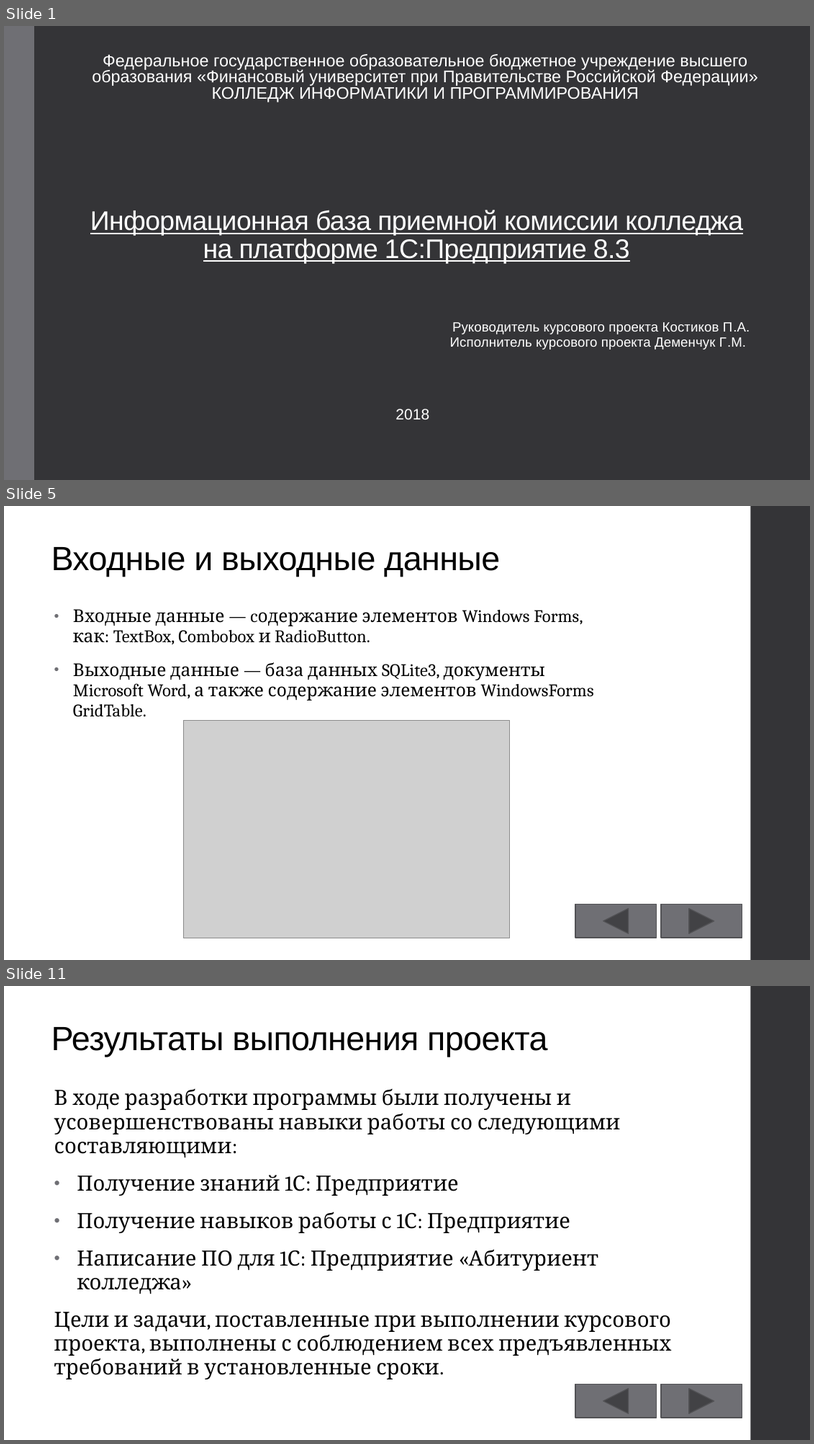
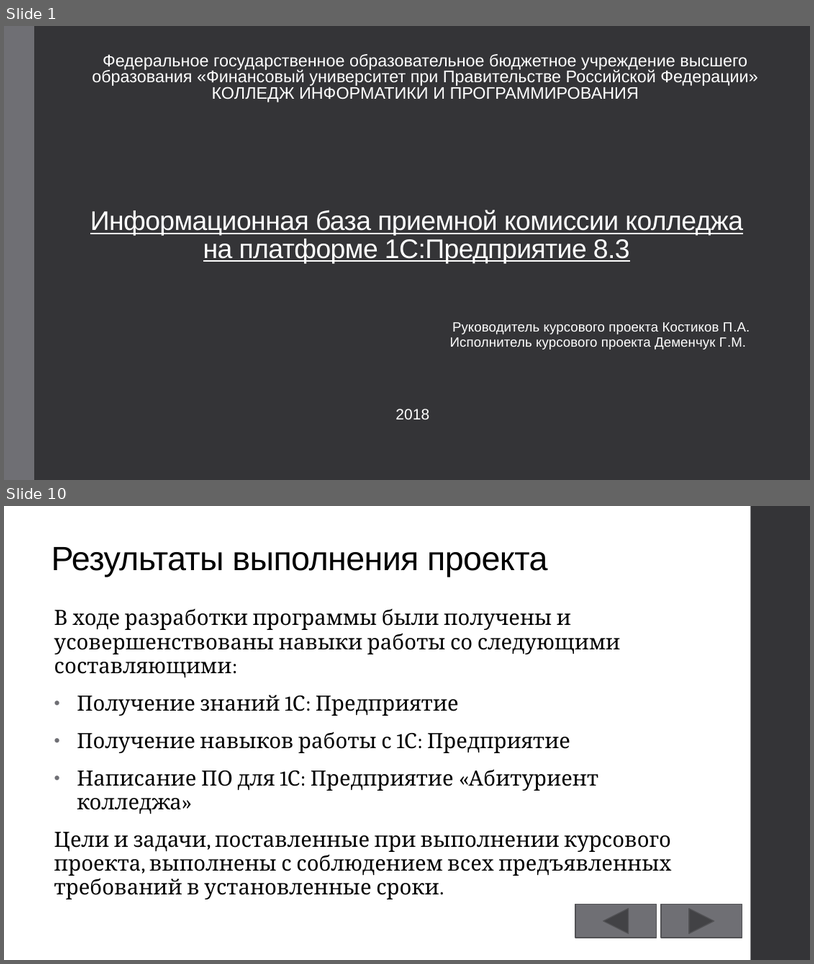
Before and after one commit to GeorgiyDemo/KIP, a slide deck: Course III/БД/1C/Курсовой/Презентация.pptx. Shown one above the other, each under a label of ours: slides 1, 5 and 11 before the commit, slides 1 and 10 after it; the slides between them are not shown. The pictures are 814x1444 and 814x964 pixels, drawn with LibreOffice and Linux fonts; fonts in the diff are those of the drawing; grey boxes stand for pictures. Boxes give left, top, right and bottom in pixels: in the first picture for what was removed or moved away, otherwise in the second. Text is boxed around its words. In the diff, an @@ line names an element or a change of style, - is before the commit and + after.

```diff
--- a/Course III/БД/1C/Курсовой/Презентация.pptx
+++ b/Course III/БД/1C/Курсовой/Презентация.pptx
@@ slide 5 removed at bbox=[4, 506, 810, 960], background #FFFFFF; not listed: 1 template element that a slide beside it also shows @@
@@ title removed at bbox=[52, 547, 500, 577] @@
-Входные и выходные данные
@@ text removed at bbox=[73, 609, 594, 700] @@
-• Входные данные — cодержание элементов Windows Forms, как: TextBox, Combobox и RadioButton.
-• Выходные данные — база данных SQLite3, документы Microsoft Word, а также содержание элементов WindowsForms GridTable.
@@ picture removed at bbox=[183, 720, 509, 937] @@
@@ action button back previous removed at bbox=[576, 904, 657, 937] @@
@@ action button forward next removed at bbox=[661, 904, 743, 937] @@
@@ what was slide 11 is now slide 10 @@
```
Also in this commit, not shown: 4 slides changed, 4 slides added, 4 other slides removed, 1 other file.
